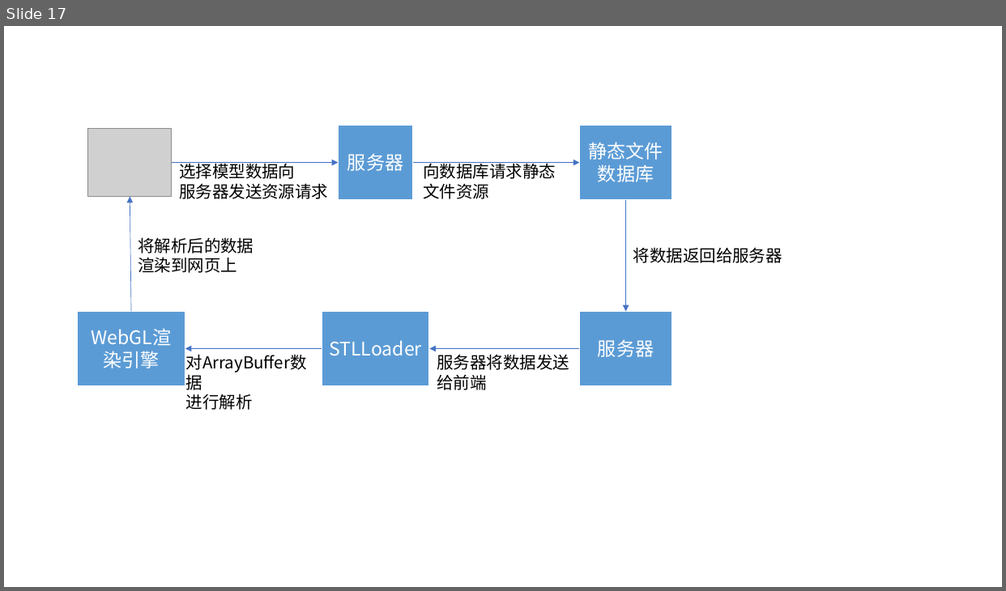
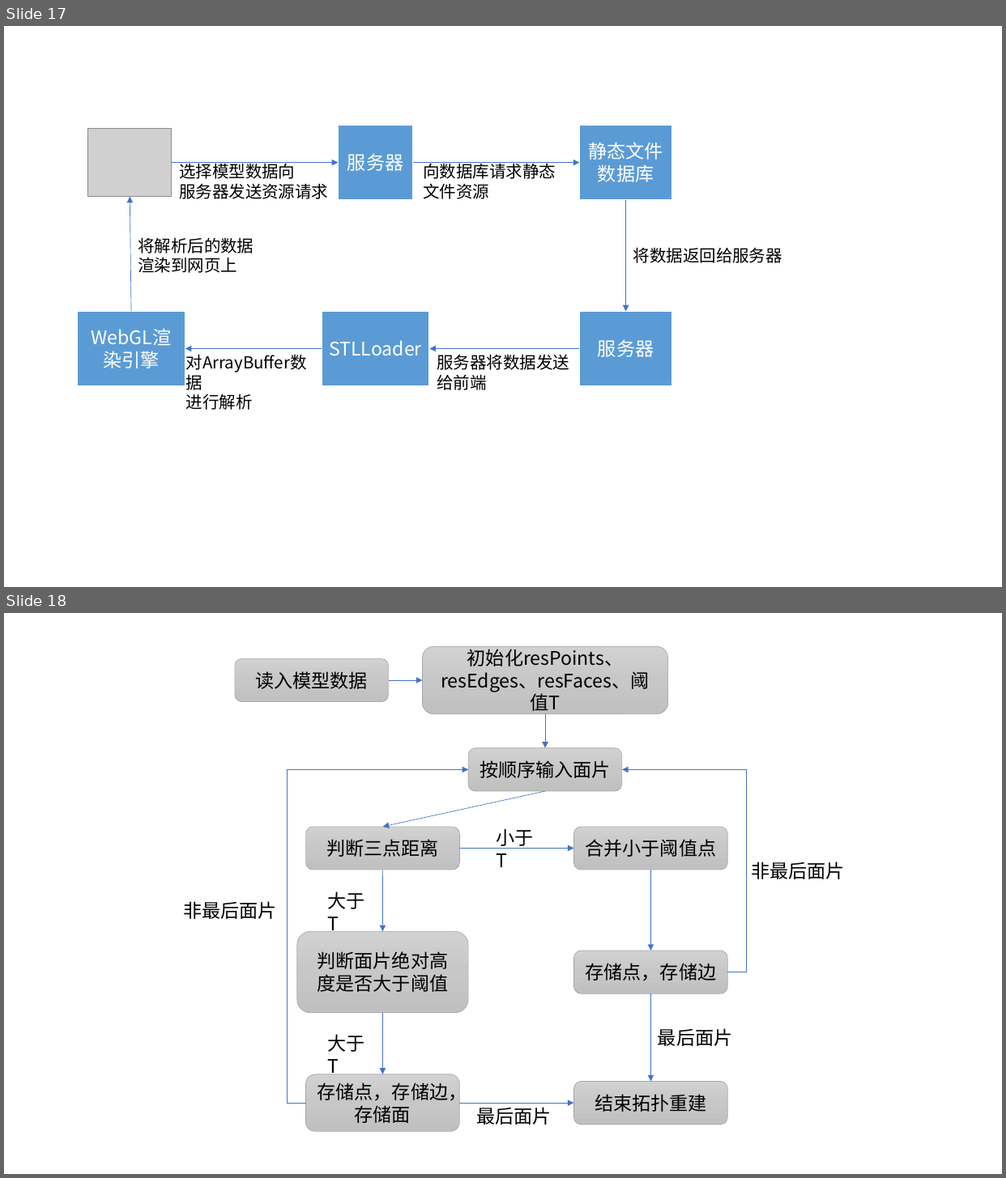
Before and after one commit to WutBottle/2021dissertation, a slide deck: 论文涉及图片.pptx. Shown one above the other, each under a label of ours: slide 17 before the commit, slides 17 and 18 after it. The pictures are 1006x591 and 1006x1178 pixels, drawn with LibreOffice and Linux fonts; fonts in the diff are those of the drawing; grey boxes stand for pictures. Boxes give left, top, right and bottom in pixels: in the first picture for what was removed or moved away, otherwise in the second. Text is boxed around its words. In the diff, an @@ line names an element or a change of style, - is before the commit and + after.

```diff
--- a/论文涉及图片.pptx
+++ b/论文涉及图片.pptx
@@ slide 18 added at [4,613,1002,1174], background #FFFFFF @@
@@ rounded rectangle added at [235,658,388,702], fill gradient #D2D2D2 to #C8C8C8 to #C0C0C0, outline #A5A5A5 0.5 pt, 18 pt, text #000000 @@
+读入模型数据
@@ rounded rectangle added at [423,647,668,714], fill gradient #D2D2D2 to #C8C8C8 to #C0C0C0, outline #A5A5A5 0.5 pt, 18 pt, text #000000 @@
+初始化resPoints、resEdges、resFaces、阈值T
@@ arrow added from (389, 680) to (423, 680), #4472C4 0.5 pt @@
@@ arrow added from (545, 714) to (545, 748), #4472C4 0.5 pt @@
@@ rounded rectangle added at [468,748,621,792], fill gradient #D2D2D2 to #C8C8C8 to #C0C0C0, outline #A5A5A5 0.5 pt, 18 pt, text #000000 @@
+按顺序输入面片
@@ elbow arrow added from (305, 1103) to (468, 769), #4472C4 0.5 pt @@
@@ elbow arrow added from (728, 973) to (622, 769), #4472C4 0.5 pt @@
@@ arrow added from (545, 791) to (383, 827), #4472C4 0.5 pt @@
@@ rounded rectangle added at [305,827,459,871], fill gradient #D2D2D2 to #C8C8C8 to #C0C0C0, outline #A5A5A5 0.5 pt, 18 pt, text #000000 @@
+判断三点距离
@@ text added at [496,829,533,867], 18 pt, text #000000 @@
+小于T
@@ rounded rectangle added at [573,827,727,871], fill gradient #D2D2D2 to #C8C8C8 to #C0C0C0, outline #A5A5A5 0.5 pt, 18 pt, text #000000 @@
+合并小于阈值点
@@ arrow added from (460, 848) to (573, 848), #4472C4 0.5 pt @@
@@ arrow added from (383, 870) to (383, 932), #4472C4 0.5 pt @@
@@ arrow added from (651, 870) to (651, 951), #4472C4 0.5 pt @@
@@ text added at [751,862,844,879], 18 pt, text #000000 @@
+非最后面片
@@ text added at [183,901,276,919], 18 pt, text #000000 @@
+非最后面片
@@ text added at [327,892,364,935], 18 pt, text #000000 @@
+大于T
@@ rounded rectangle added at [296,932,468,1013], fill gradient #D2D2D2 to #C8C8C8 to #C0C0C0, outline #A5A5A5 0.5 pt, 18 pt, text #000000 @@
+判断面片绝对高度是否大于阈值
@@ rounded rectangle added at [573,951,727,994], fill gradient #D2D2D2 to #C8C8C8 to #C0C0C0, outline #A5A5A5 0.5 pt, 18 pt, text #000000 @@
+存储点，存储边
@@ arrow added from (651, 994) to (651, 1082), #4472C4 0.5 pt @@
@@ arrow added from (383, 1013) to (383, 1075), #4472C4 0.5 pt @@
@@ text added at [327,1034,364,1078], 18 pt, text #000000 @@
+大于T
@@ text added at [658,1029,732,1046], 18 pt, text #000000 @@
+最后面片
@@ rounded rectangle added at [305,1075,459,1131], fill gradient #D2D2D2 to #C8C8C8 to #C0C0C0, outline #A5A5A5 0.5 pt, 18 pt, text #000000 @@
+存储点，存储边，存储面
@@ rounded rectangle added at [573,1082,727,1125], fill gradient #D2D2D2 to #C8C8C8 to #C0C0C0, outline #A5A5A5 0.5 pt, 18 pt, text #000000 @@
+结束拓扑重建
@@ arrow added from (460, 1103) to (573, 1103), #4472C4 0.5 pt @@
@@ text added at [476,1107,551,1125], 18 pt, text #000000 @@
+最后面片
```
Also in this commit, not shown: 2 other slides added, 1 other file.
